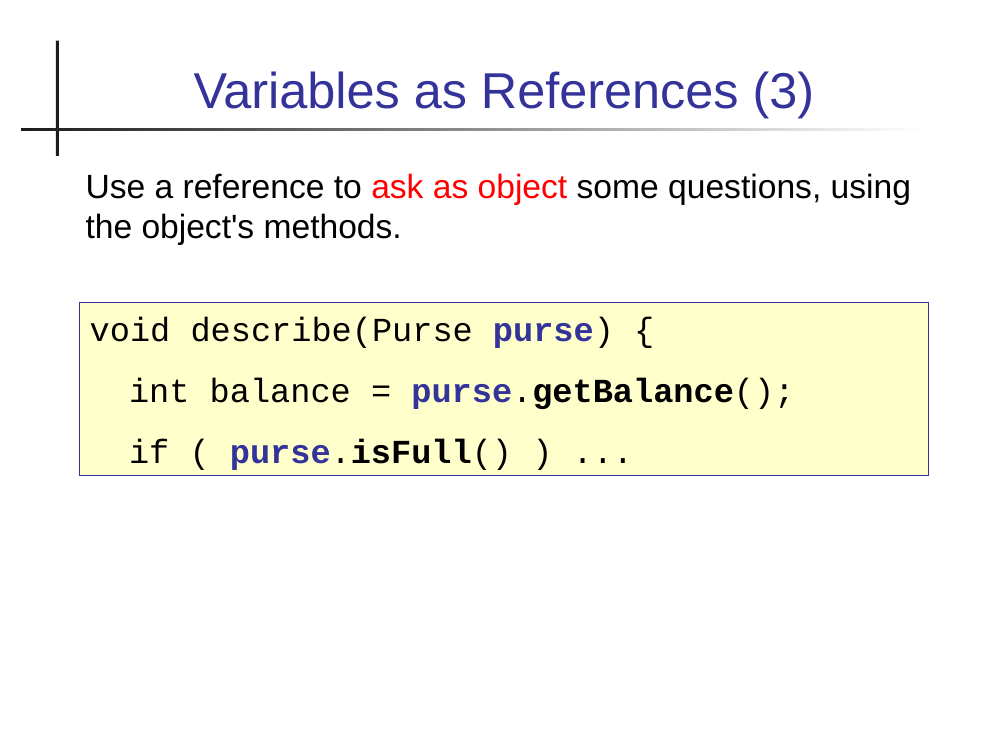
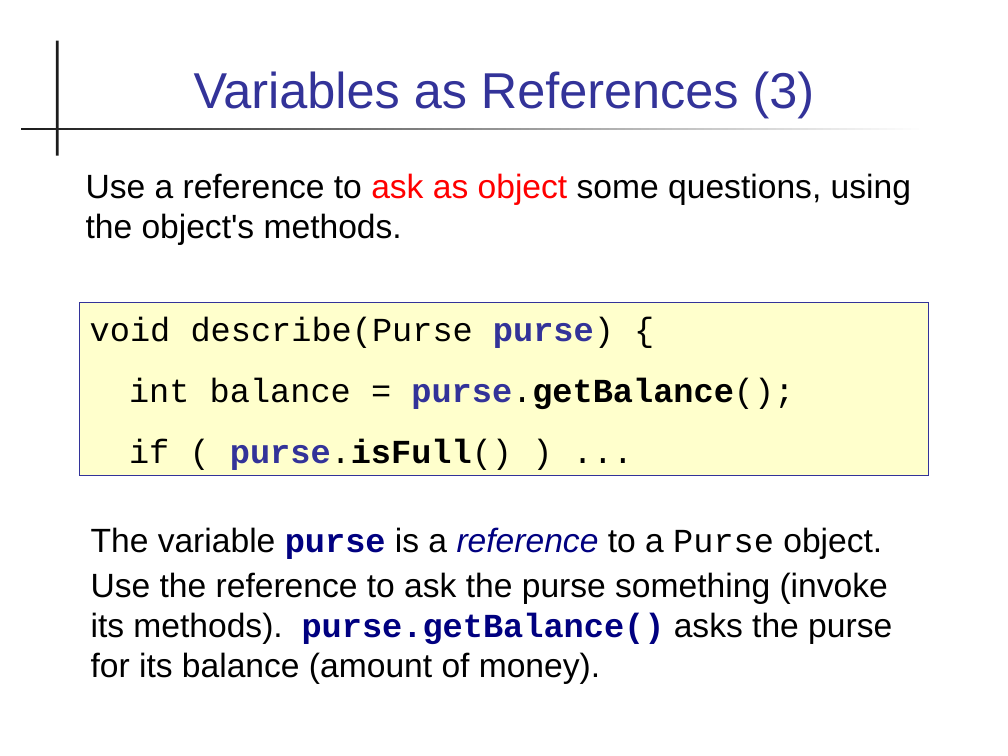
Before and after one commit to cpske/programming1, a slide deck: slide 32 of week2/X-Java-Basics.ppt. Drawn at 1008x756 pixels with LibreOffice and Linux fonts; fonts in the diff are those of the drawing. Boxes give left, top, right and bottom in pixels: in the first picture for what was removed or moved away, otherwise in the second. Text is boxed around its words. In the diff, an @@ line names an element or a change of style, - is before the commit and + after.

```diff
--- a/week2/X-Java-Basics.ppt
+++ b/week2/X-Java-Basics.ppt
@@ text added at [91,527,892,684], 24 pt, text #000000 @@
+The variable purse is a reference to a Purse object.
+Use the reference to ask the purse something (invoke its methods). purse.getBalance() asks the purse for its balance (amount of money).
```
Also in this commit, not shown: 7 other slides changed, 1 other file.
